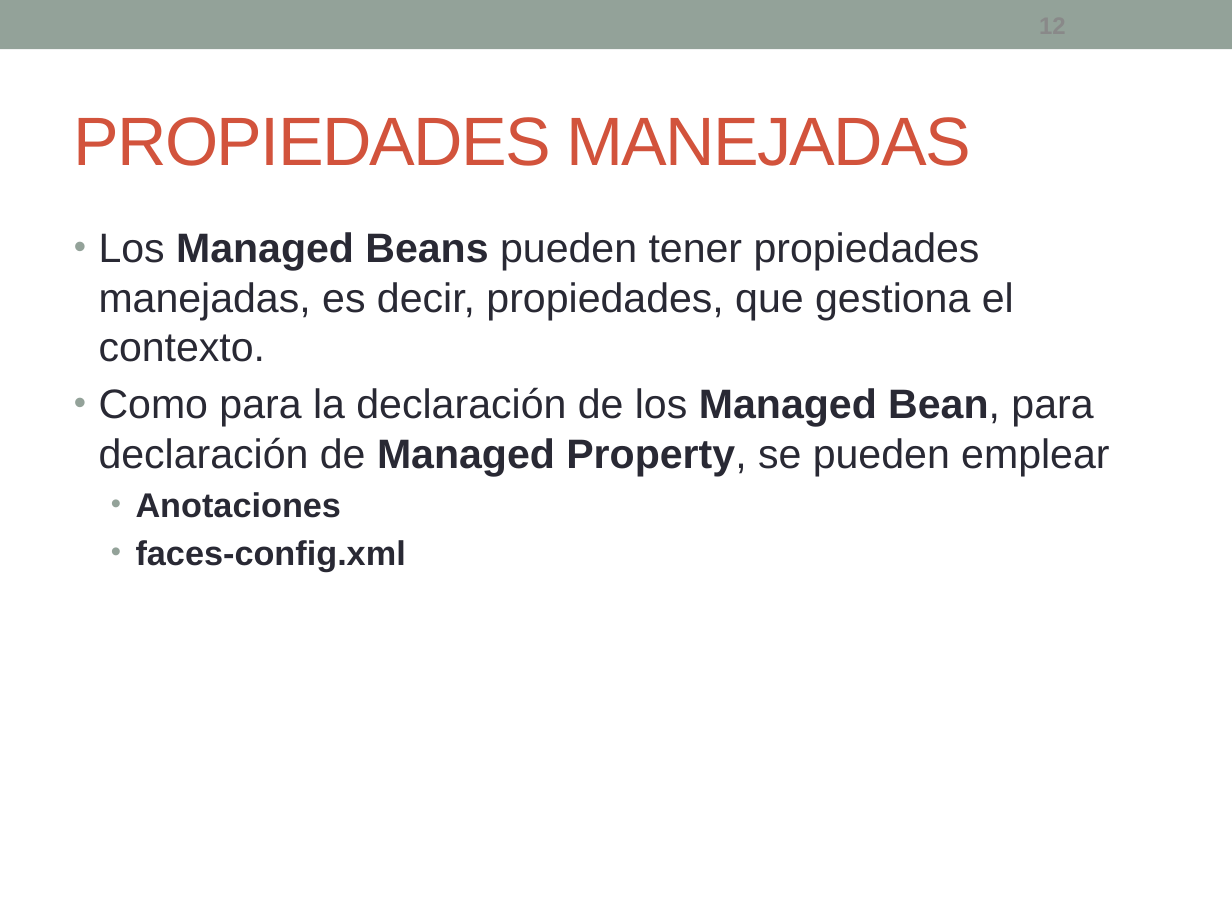
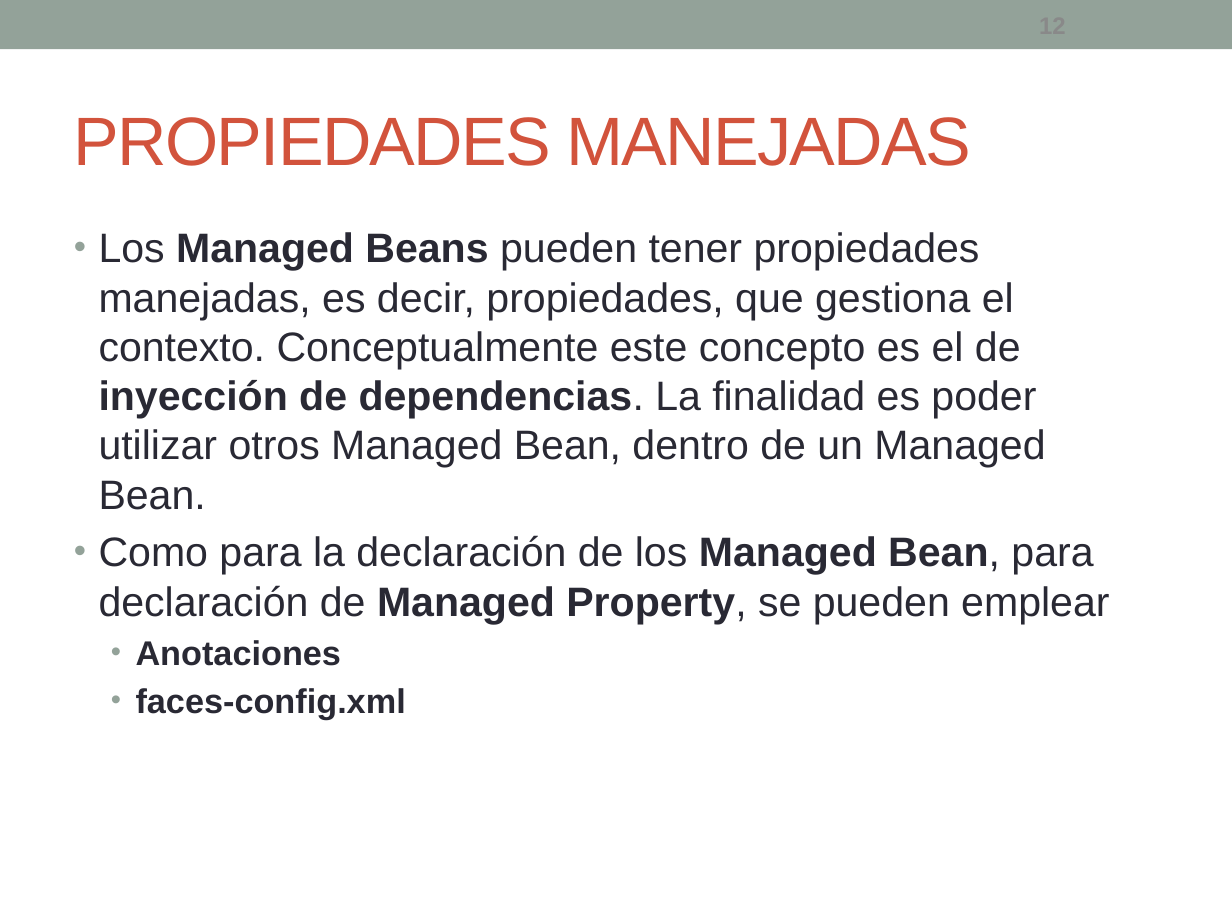
Before and after one commit to fdepablo/WsCursoJavaEE, a slide deck: slide 12 of _18_JSF/powerpoint/JSF - 3 - ManagedBean.pptx. Drawn at 1232x924 pixels with LibreOffice and Linux fonts; fonts in the diff are those of the drawing. Boxes give left, top, right and bottom in pixels: in the first picture for what was removed or moved away, otherwise in the second. Text is boxed around its words. In the diff, an @@ line names an element or a change of style, - is before the commit and + after.

```diff
--- a/_18_JSF/powerpoint/JSF - 3 - ManagedBean.pptx
+++ b/_18_JSF/powerpoint/JSF - 3 - ManagedBean.pptx
@@ text at (99,232,1045,510): text changed @@
-• Los Managed Beans pueden tener propiedades manejadas, es decir, propiedades, que gestiona el contexto.
+• Los Managed Beans pueden tener propiedades manejadas, es decir, propiedades, que gestiona el contexto. Conceptualmente este concepto es el de inyección de dependencias. La finalidad es poder utilizar otros Managed Bean, dentro de un Managed Bean.
```
Also in this commit, not shown: 14 other slides changed, 2 slides added, 8 other files.
